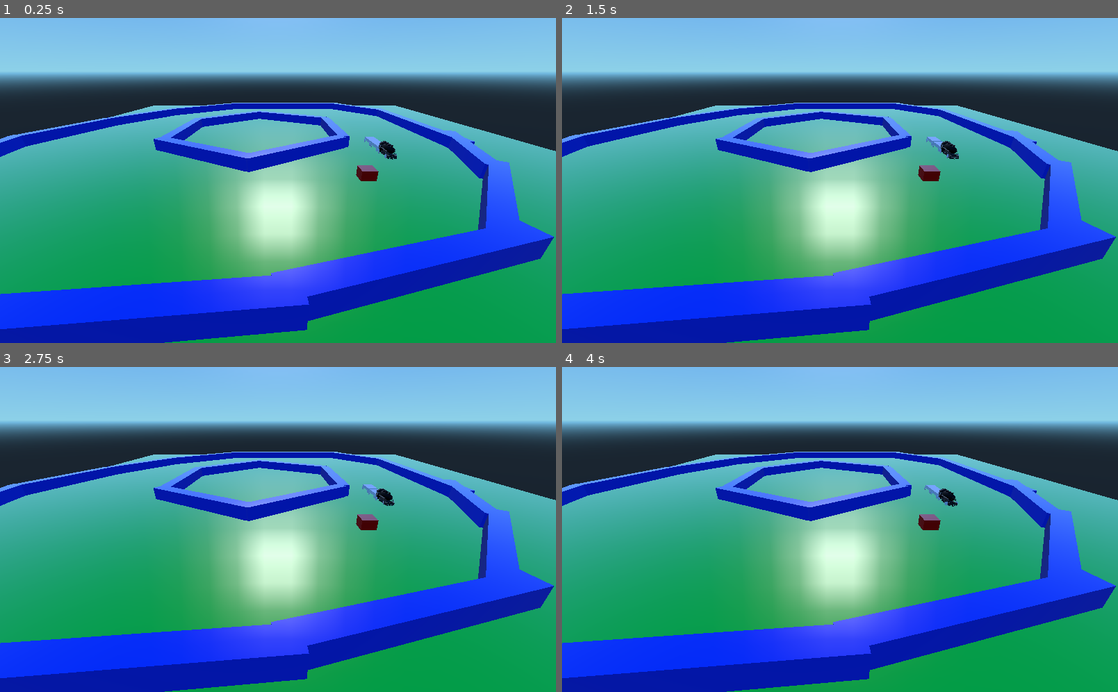
Above: before the commit, frames 1-4 (two rows, left to right).
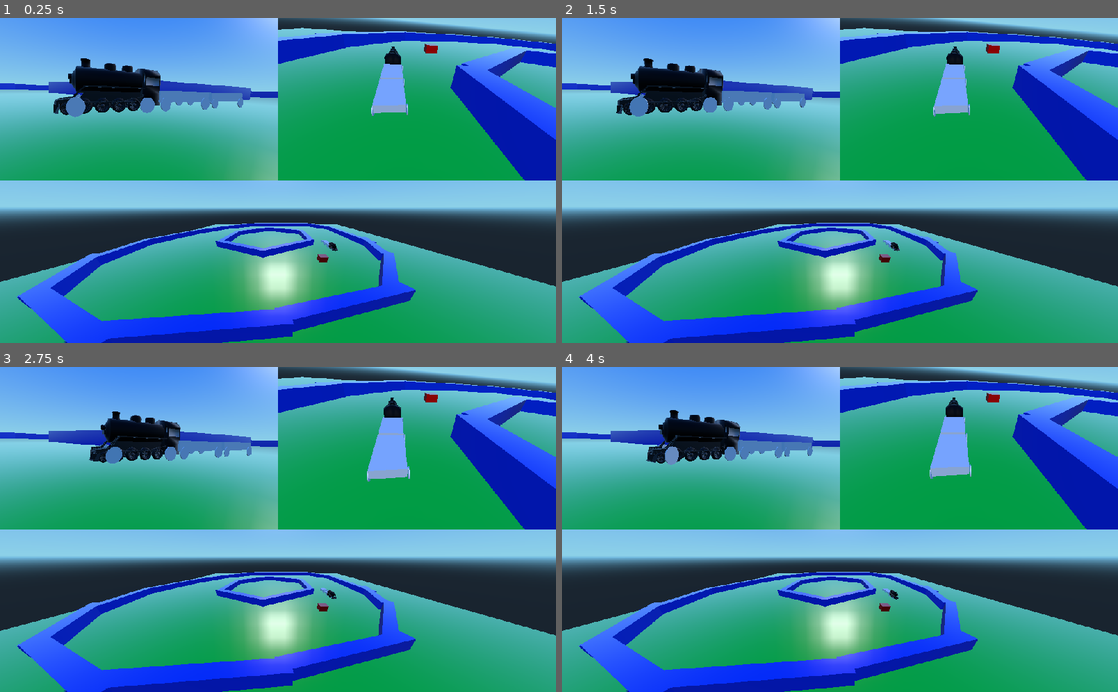
Above: after the commit, the same moments.

Repository: ShawnHillJ/Troublesome-Trains
Game: Godot game, scene res://Jake/JakeScene.tscn
Same seed, same stepped clock (60 frames per second), same inputs: the game is played once before the commit and once after it. This scene is started directly instead of the project's main scene.
Inputs:
- Up to frame 1 (0.25 s): no input
- Up to frame 2 (1.5 s): hold Right (ui_right) 0.53-1.28 s; hold H 0.53-1.28 s; tap Space at 0.77 s; hold Down (ui_down) from 1.28 s (still down); tap K at 1.35 s
- Up to frame 3 (2.75 s): tap Space at 1.52 s; release Down (ui_down) at 2.03 s; hold Right (ui_right) from 2.03 s (still down); hold U from 2.03 s (still down)
- Up to frame 4 (4 s): release Right (ui_right) at 2.78 s; release U at 2.78 s; hold Up (ui_up) 2.78-3.53 s; tap J at 2.85 s; tap Space at 3.02, 3.77 s; hold Left (ui_left) from 3.53 s (still down); hold H from 3.53 s (still down)

The runs differ from the first frame. In frame 1, 91% of the frame differs, in the area x 0-100%, y 0-100%; in frame 2, 91%; in frame 3, 91%; in frame 4, 91%.

Commit message:
Add viewports for split-screen

Diff:
--- a/Jake/JakeScene.tscn
+++ b/Jake/JakeScene.tscn
@@ -8,12 +8,28 @@
 [ext_resource path="res://Jake/Box.tscn" type="PackedScene" id=6]
 [ext_resource path="res://Jake/Box.gd" type="Script" id=7]
 
+[sub_resource type="ViewportTexture" id=1]
+
+resource_local_to_scene = true
+flags = 0
+viewport_path = NodePath("Viewport")
+
+[sub_resource type="ViewportTexture" id=2]
+
+resource_local_to_scene = true
+flags = 0
+viewport_path = NodePath("Viewport2")
+
+[sub_resource type="ViewportTexture" id=3]
+
+resource_local_to_scene = true
+flags = 0
+viewport_path = NodePath("Viewport3")
+
 [node name="Spatial" type="Spatial" index="0"]
 
 [node name="Map Colliders" type="Spatial" parent="." index="0"]
 
-editor/display_folded = true
-
 [node name="Floor" parent="Map Colliders" index="0" instance=ExtResource( 1 )]
 
 transform = Transform( 5, 0, 0, 0, 1, 0, 0, 0, 5, 0, 0, 0 )
@@ -57,7 +73,7 @@
 
 [node name="Walls11" parent="Map Colliders" index="10" instance=ExtResource( 2 )]
 
-transform = Transform( 1, 0, 2.98023e-008, 0, 1, 0, -2.98023e-008, 0, 1, 13.5, 1.5, -1.5 )
+transform = Transform( 1, 0, 2.98023e-008, 0, 1, 0, -2.98023e-008, 0, 1, 13.4849, 1.50743, -1.49514 )
 
 [node name="Walls12" parent="Map Colliders" index="11" instance=ExtResource( 2 )]
 
@@ -166,4 +182,168 @@
 
 script = ExtResource( 7 )
 
+[node name="UI" type="Control" parent="." index="6"]
+
+anchor_left = 0.0
+anchor_top = 0.0
+anchor_right = 0.0
+anchor_bottom = 0.0
+margin_right = 40.0
+margin_bottom = 40.0
+rect_pivot_offset = Vector2( 0, 0 )
+rect_clip_content = false
+mouse_filter = 0
+mouse_default_cursor_shape = 0
+size_flags_horizontal = 1
+size_flags_vertical = 1
+
+[node name="Sprite" type="Sprite" parent="UI" index="0"]
+
+position = Vector2( 256, 150 )
+texture = SubResource( 1 )
+_sections_unfolded = [ "Transform" ]
+
+[node name="Sprite2" type="Sprite" parent="UI" index="1"]
+
+position = Vector2( 768, 150 )
+texture = SubResource( 2 )
+_sections_unfolded = [ "Transform" ]
+
+[node name="Sprite3" type="Sprite" parent="UI" index="2"]
+
+position = Vector2( 512, 450 )
+texture = SubResource( 3 )
+_sections_unfolded = [ "Transform" ]
+
+[node name="Viewport" type="Viewport" parent="." index="7"]
+
+arvr = false
+size = Vector2( 512, 300 )
+own_world = false
+world = null
+transparent_bg = false
+msaa = 0
+hdr = true
+disable_3d = false
+usage = 2
+debug_draw = 0
+render_target_v_flip = true
+render_target_clear_mode = 0
+render_target_update_mode = 2
+audio_listener_enable_2d = false
+audio_listener_enable_3d = false
+physics_object_picking = false
+gui_disable_input = false
+gui_snap_controls_to_pixels = true
+shadow_atlas_size = 0
+shadow_atlas_quad_0 = 2
+shadow_atlas_quad_1 = 2
+shadow_atlas_quad_2 = 3
+shadow_atlas_quad_3 = 4
+_sections_unfolded = [ "Render Target" ]
+
+[node name="Camera" type="Camera" parent="Viewport" index="0"]
+
+transform = Transform( 0.426032, -0.0786932, 0.901279, 0.0315615, 0.996896, 0.0721228, -0.904158, -0.00228077, 0.427193, 24.4645, 1.41233, 14.5446 )
+keep_aspect = 1
+cull_mask = 1048575
+environment = null
+h_offset = 0.0
+v_offset = 0.0
+doppler_tracking = 0
+projection = 0
+current = false
+fov = 70.0
+size = 1.0
+near = 0.05
+far = 100.0
+_sections_unfolded = [ "Transform" ]
+
+[node name="Viewport2" type="Viewport" parent="." index="8"]
+
+editor/display_folded = true
+arvr = false
+size = Vector2( 512, 300 )
+own_world = false
+world = null
+transparent_bg = false
+msaa = 0
+hdr = true
+disable_3d = false
+usage = 2
+debug_draw = 0
+render_target_v_flip = true
+render_target_clear_mode = 0
+render_target_update_mode = 2
+audio_listener_enable_2d = false
+audio_listener_enable_3d = false
+physics_object_picking = false
+gui_disable_input = false
+gui_snap_controls_to_pixels = true
+shadow_atlas_size = 0
+shadow_atlas_quad_0 = 2
+shadow_atlas_quad_1 = 2
+shadow_atlas_quad_2 = 3
+shadow_atlas_quad_3 = 4
+_sections_unfolded = [ "Render Target" ]
+
+[node name="Camera" type="Camera" parent="Viewport2" index="0"]
+
+transform = Transform( -0.986867, -0.0163032, 0.16071, 0.0764997, 0.829085, 0.553865, -0.142272, 0.558886, -0.816949, 19.0673, 5.10022, 0 )
+keep_aspect = 1
+cull_mask = 1048575
+environment = null
+h_offset = 0.0
+v_offset = 0.0
+doppler_tracking = 0
+projection = 0
+current = false
+fov = 70.0
+size = 1.0
+near = 0.05
+far = 100.0
+
+[node name="Viewport3" type="Viewport" parent="." index="9"]
+
+arvr = false
+size = Vector2( 1024, 300 )
+own_world = false
+world = null
+transparent_bg = false
+msaa = 0
+hdr = true
+disable_3d = false
+usage = 2
+debug_draw = 0
+render_target_v_flip = true
+render_target_clear_mode = 0
+render_target_update_mode = 2
+audio_listener_enable_2d = false
+audio_listener_enable_3d = false
+physics_object_picking = false
+gui_disable_input = false
+gui_snap_controls_to_pixels = true
+shadow_atlas_size = 0
+shadow_atlas_quad_0 = 2
+shadow_atlas_quad_1 = 2
+shadow_atlas_quad_2 = 3
+shadow_atlas_quad_3 = 4
+_sections_unfolded = [ "Render Target" ]
+
+[node name="Camera" type="Camera" parent="Viewport3" index="0"]
+
+transform = Transform( 1, 0, 0, 0, 0.906308, 0.422618, 0, -0.422618, 0.906308, 1.5, 13, 50 )
+keep_aspect = 1
+cull_mask = 1048575
+environment = null
+h_offset = 0.0
+v_offset = 0.0
+doppler_tracking = 0
+projection = 0
+current = false
+fov = 70.0
+size = 1.0
+near = 0.05
+far = 100.0
+
 [connection signal="body_entered" from="Spatial/Box" to="Spatial/Box" method="_on_Box_body_entered"]
Not shown: 1 places in Jake/JakeScene.tscn that only renumber resources
